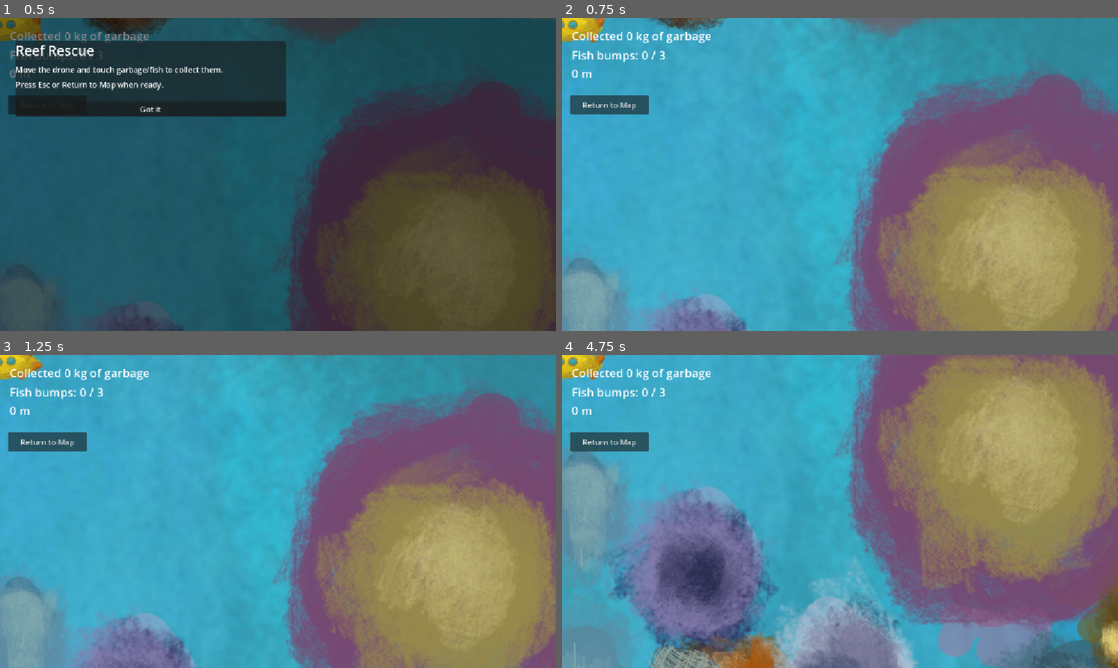
Above: before the commit, frames 1-4 (two rows, left to right).
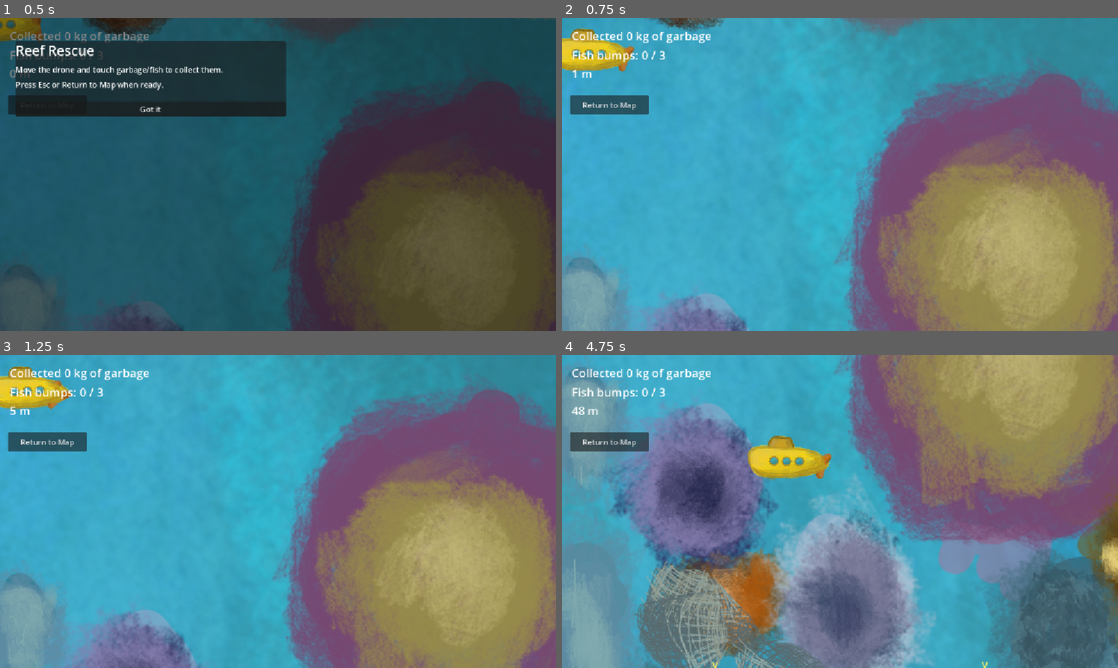
Above: after the commit, the same moments.

Repository: helloworld2540/isle2
Game: Godot game, scene res://scenes/reef_rescue.tscn
The game is run twice, just before and just after one commit, with the same random seed, the same clock (stepped at 60 frames per second) and the same inputs. This scene is started directly instead of the project's main scene.
Inputs (mouse positions are in pixels of both pictures, inside the frame that each line leads up to):
- Up to frame 1 (0.5 s): no input
- Up to frame 2 (0.75 s): click "Got it" at 0.5 s
- Up to frame 3 (1.25 s): no input
- Up to frame 4 (4.75 s): tap Enter (ui_accept) at 1.25, 1.52, 4.52 s; move the mouse to (962, 495) at 1.27 s; tap Tab at 1.35, 2.85, 4.35 s; click (962, 495) at 1.42 s; drag from (728, 527) to (812, 574) at 2.02 s; move the mouse to (895, 442) at 2.77 s; click (895, 442) at 2.92 s; drag from (812, 574) to (673, 464) at 3.52 s; move the mouse to (1006, 558) at 4.27 s; click (1006, 558) at 4.42 s

Frame 1 is identical in both runs. In frame 2, 1.6% of the frame differs, in the area x 0-93%, y 0-97%; in frame 3, 2.7%; in frame 4, 69%, in the area x 0-100%, y 0-100%.
Error before the commit: Parse Error: Function "_recompute_inventory()" not found in base self. (res://scripts/game_state.gd:71)

Commit message:
fix: [`reef`] Fix: [reef] remove the weight field from trash

Diff:
--- a/scripts/game_state.gd
+++ b/scripts/game_state.gd
@@ -5,18 +5,18 @@
 
 # Typed-item metadata for richer inventory and capacity logic.
 const TRASH_WEIGHTS := {
-    "Polyethylene": 1,
-    "Polypropylene": 2,
-    "Glass": 3,
-    "Nylon": 2,
-    "Reef Debris": 1,
+	"Polyethylene": 1,
+	"Polypropylene": 2,
+	"Glass": 3,
+	"Nylon": 2,
+	"Reef Debris": 1,
 }
 const TRASH_RARITY := {
-    "Polyethylene": "common",
-    "Polypropylene": "common",
-    "Glass": "uncommon",
-    "Nylon": "uncommon",
-    "Reef Debris": "rare",
+	"Polyethylene": "common",
+	"Polypropylene": "common",
+	"Glass": "uncommon",
+	"Nylon": "uncommon",
+	"Reef Debris": "rare",
 }
 
 
@@ -72,6 +72,7 @@
 	_persist()
 	return accepted
 
+func _recompute_inventory() -> void:
 	var total := 0
 	for k in trash_by_type.keys():
 		total += int(trash_by_type[k])
--- a/scripts/reef_rescue.gd
+++ b/scripts/reef_rescue.gd
@@ -237,7 +237,7 @@
 			_game_over_summary()
 		return
 	else:
-		var weight := int(root.get_meta("weight", 0))
+		var weight := int(clampf(root.size * 100.0, 1.0, 100.0))
 		_garbage_combo += 1
 		_combo_timer = 2.0
 		var multiplier := 1 + int(_garbage_combo / 3)
--- a/scripts/rr_fish.gd
+++ b/scripts/rr_fish.gd
@@ -53,8 +53,6 @@
 	rotation_degrees = randi_range(0, 360)
 	if is_instance_valid(sprite):
 		sprite.flip_h = randf() > 0.5
-	var w := int(clampf(randfn(10.0, 10.0), 1.0, 100.0))
-	set_meta("weight", w)
 	if texture == "trash_straw.png" and is_instance_valid(sprite):
 		sprite.modulate = Color.from_hsv(randf(), 1.0, 1.0)
 
